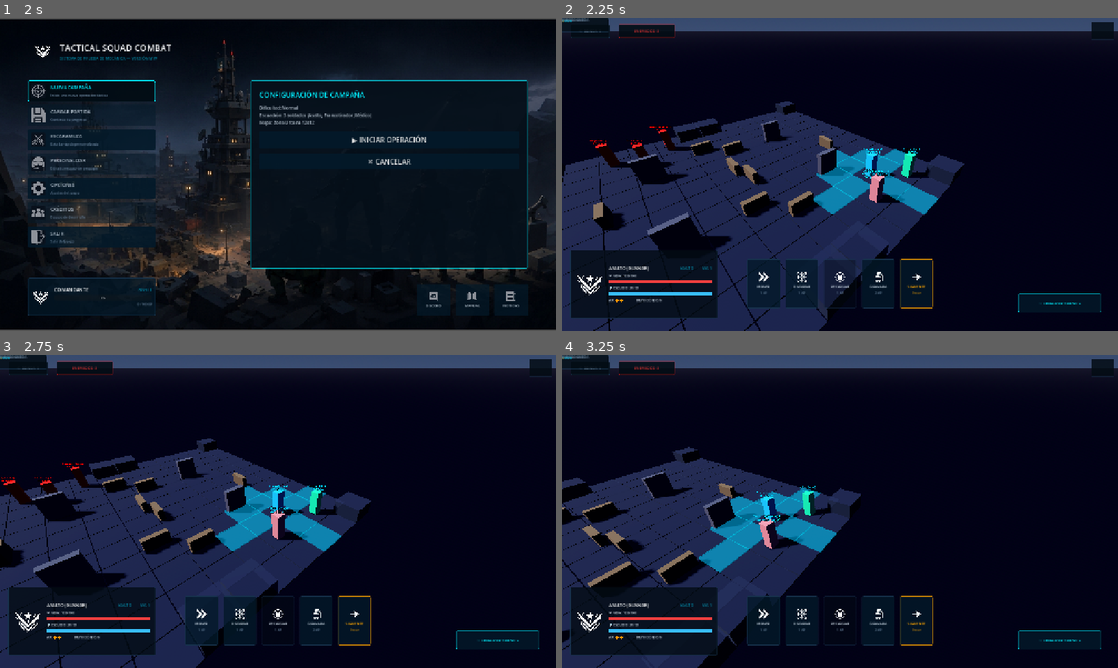
Above: before the commit, frames 1-4 (two rows, left to right).
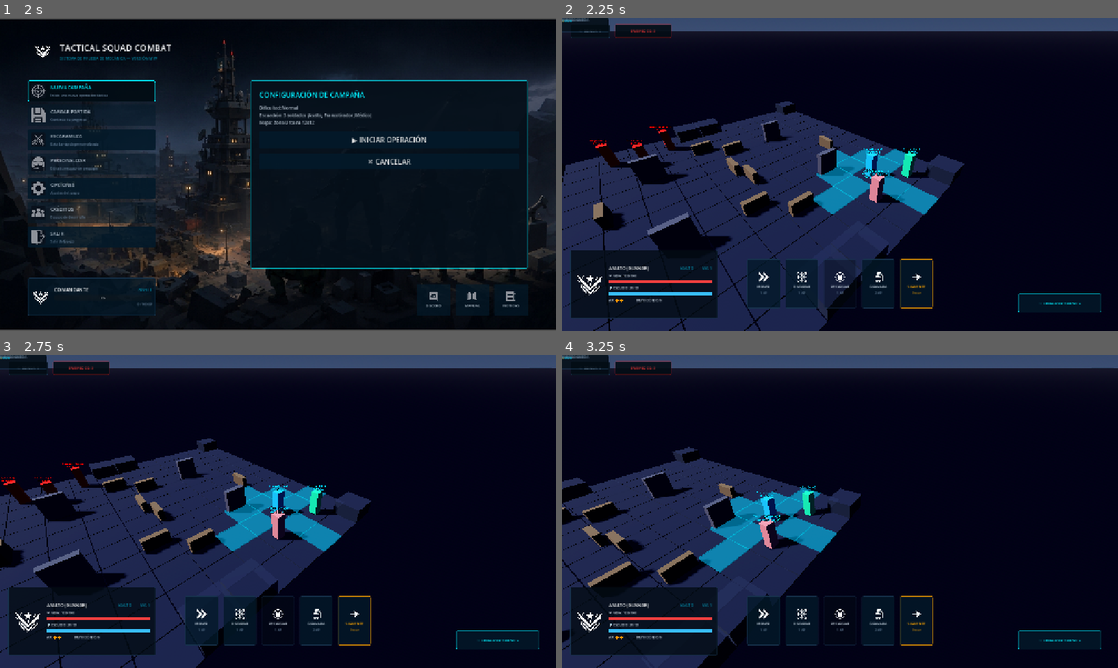
Above: after the commit, the same moments.

Repository: axel-molina/WarTacticGame
Game: Godot game, scene res://scenes/menu/menu_scene.tscn
Two runs of this game, one before a commit and one after it. Both use one fixed random seed, a clock stepped at 60 frames per second and the inputs below.
Inputs (mouse positions are in pixels of both pictures, inside the frame that each line leads up to):
- Up to frame 1 (2 s): click (88, 89) at 0.5 s; click (88, 89) at 1.25 s
- Up to frame 2 (2.25 s): click "▶ INICIAR OPERACIÓN" at 2 s
- Up to frame 3 (2.75 s): no input
- Up to frame 4 (3.25 s): tap Enter at 2.75 s; move the mouse to (962, 495) at 2.77 s; hold Right (ui_right) from 2.78 s (still down); hold Q from 2.78 s (still down); click (962, 495) at 2.92 s

Frame 1 is identical in both runs. In frame 2, 0.2% of the frame differs, in the area x 9-100%, y 1-7%; in frame 3, 0.2%; in frame 4, 0.2%.

Commit message:
Fix header layout hierarchy: replace RoundBox container with Spacer node to properly align StatsBox on screen

Diff:
--- a/tactical-squad-combat/scenes/ui/hud.tscn
+++ b/tactical-squad-combat/scenes/ui/hud.tscn
@@ -214,19 +214,15 @@
 
 [node name="HBox" type="HBoxContainer" parent="HUD/TopPanel/Margin"]
 layout_mode = 2
-
-[node name="RoundBox" type="HBoxContainer" parent="HUD/TopPanel/Margin/HBox"]
-layout_mode = 2
-size_flags_horizontal = 3
-theme_override_constants/separation = 20
-
-[node name="RoundPanel" type="PanelContainer" parent="HUD/TopPanel/Margin/HBox/RoundBox"]
+theme_override_constants/separation = 12
+
+[node name="RoundPanel" type="PanelContainer" parent="HUD/TopPanel/Margin/HBox"]
 custom_minimum_size = Vector2(90, 32)
 layout_mode = 2
 size_flags_vertical = 4
 theme_override_styles/panel = SubResource("StyleBoxFlat_RoundBox")
 
-[node name="Label" type="Label" parent="HUD/TopPanel/Margin/HBox/RoundBox/RoundPanel"]
+[node name="Label" type="Label" parent="HUD/TopPanel/Margin/HBox/RoundPanel"]
 layout_mode = 2
 theme_override_colors/font_color = Color(0.8, 0.85, 0.9, 1)
 theme_override_font_sizes/font_size = 9
@@ -234,22 +230,27 @@
 horizontal_alignment = 1
 vertical_alignment = 1
 
-[node name="HostilesPanel" type="PanelContainer" parent="HUD/TopPanel/Margin/HBox/RoundBox"]
+[node name="HostilesPanel" type="PanelContainer" parent="HUD/TopPanel/Margin/HBox"]
 custom_minimum_size = Vector2(130, 32)
 layout_mode = 2
 size_flags_vertical = 4
 theme_override_styles/panel = SubResource("StyleBoxFlat_HostileBox")
 
-[node name="Label" type="Label" parent="HUD/TopPanel/Margin/HBox/RoundBox/HostilesPanel"]
+[node name="Label" type="Label" parent="HUD/TopPanel/Margin/HBox/HostilesPanel"]
 layout_mode = 2
 theme_override_colors/font_color = Color(0.9, 0.2, 0.2, 1)
 theme_override_font_sizes/font_size = 9
-text = "HOSTILES ACTIVOS: 3"
+text = "ENEMIGOS: 3"
 horizontal_alignment = 1
 vertical_alignment = 1
 
+[node name="Spacer" type="Control" parent="HUD/TopPanel/Margin/HBox"]
+layout_mode = 2
+size_flags_horizontal = 3
+
 [node name="StatsBoxContainer" type="PanelContainer" parent="HUD/TopPanel/Margin/HBox"]
 layout_mode = 2
+size_flags_vertical = 4
 theme_override_styles/panel = SubResource("StyleBoxFlat_Header")
 
 [node name="Margin" type="MarginContainer" parent="HUD/TopPanel/Margin/HBox/StatsBoxContainer"]
--- a/tactical-squad-combat/scripts/ui/hud_controller.gd
+++ b/tactical-squad-combat/scripts/ui/hud_controller.gd
@@ -26,7 +26,7 @@
 @onready var label_dmg_taken: Label = $TopPanel/Margin/HBox/StatsBoxContainer/Margin/StatsBox/DmgTaken/VBox/Val
 @onready var label_kills: Label = $TopPanel/Margin/HBox/StatsBoxContainer/Margin/StatsBox/Kills/VBox/Val
 @onready var label_accuracy: Label = $TopPanel/Margin/HBox/StatsBoxContainer/Margin/StatsBox/Accuracy/VBox/Val
-@onready var label_hostiles: Label = $TopPanel/Margin/HBox/RoundBox/HostilesPanel/Label
+@onready var label_hostiles: Label = $TopPanel/Margin/HBox/HostilesPanel/Label
 
 var selected_soldier: SoldierController = null
 
